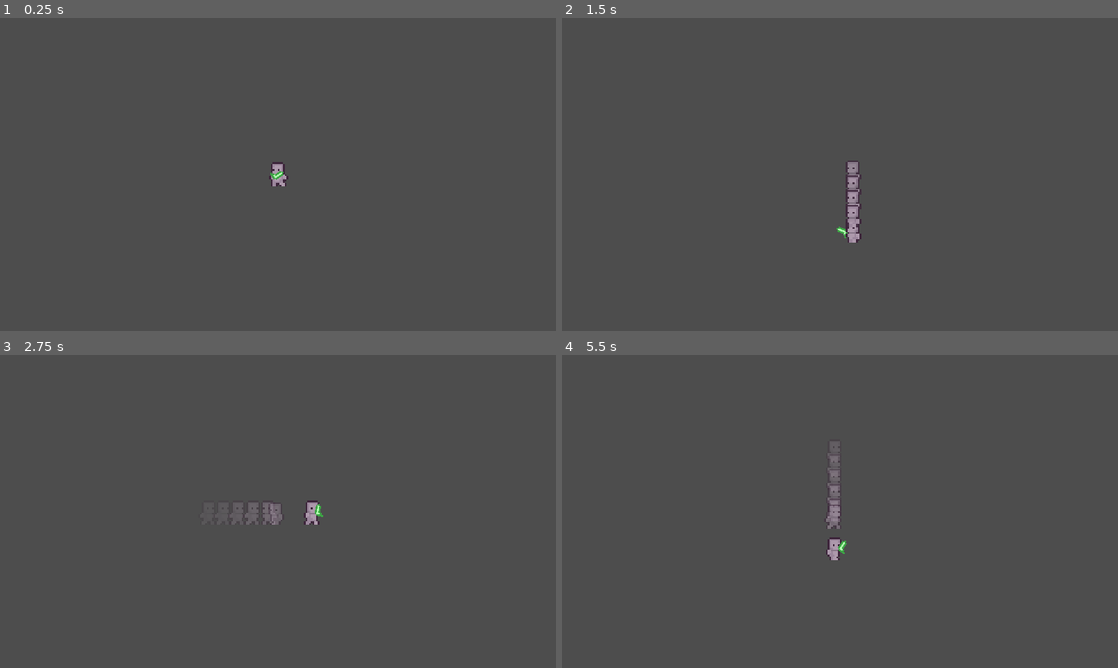
Above: before the commit, frames 1-4 (two rows, left to right).
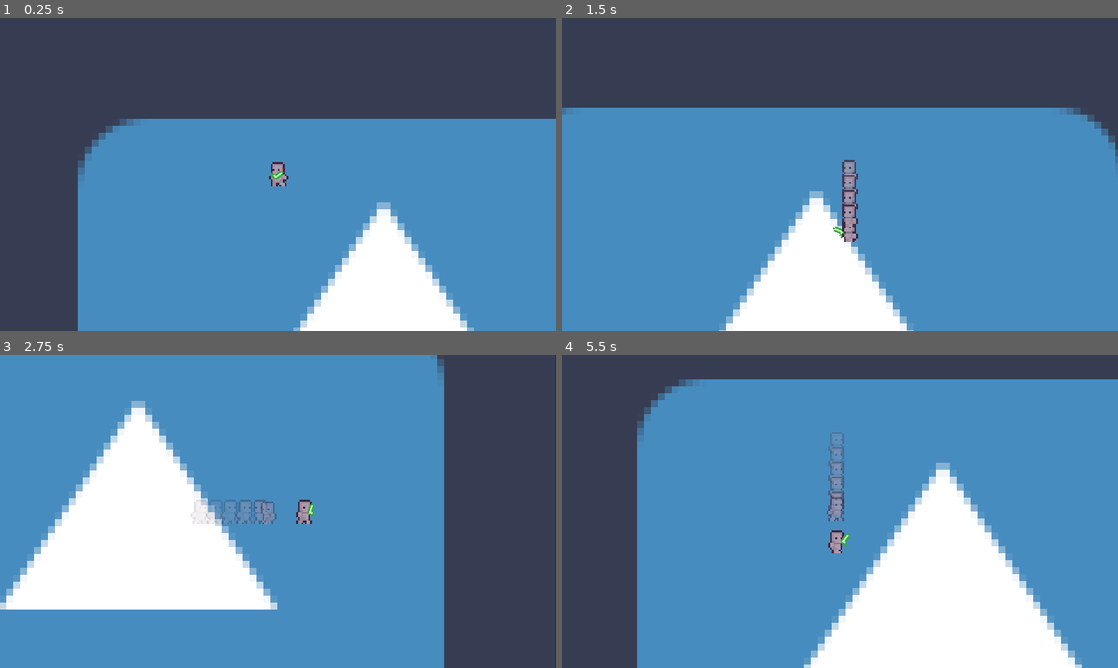
Above: after the commit, the same moments.

Repository: JagersEgo/Scrapped
Game: Godot game, scene res://Game Level/game_level.tscn
Same seed, same stepped clock (60 frames per second), same inputs: the game is played once before the commit and once after it. The engine's default icon, where the game draws it, is replaced by a stand-in: a white triangle on a blue panel in a dark square.
Inputs (mouse positions are in pixels of both pictures, inside the frame that each line leads up to):
- Up to frame 1 (0.25 s): no input
- Up to frame 2 (1.5 s): move the mouse to (962, 158) at 0.52 s; hold D (right) 0.53-1.28 s; tap Shift (dash) at 0.6, 1.35 s; move the mouse to (728, 190) at 1.27 s; hold S (down) from 1.28 s (still down)
- Up to frame 3 (2.75 s): move the mouse to (333, 442) at 2.02 s; release S (down) at 2.03 s; hold D (right) from 2.03 s (still down); click (333, 442) at 2.1 s; tap Shift (dash) at 2.3 s
- Up to frame 4 (5.5 s): move the mouse to (812, 574) at 2.77 s; release D (right) at 2.78 s; hold W (up) 2.78-3.53 s; tap Shift (dash) at 2.85, 3.6, 4.55, 5.1 s; move the mouse to (1006, 558) at 3.52 s; hold A (left) 3.53-5.03 s; move the mouse to (673, 464) at 4.27 s; click (673, 464) at 4.35 s; move the mouse to (867, 511) at 5.02 s; hold S (down) from 5.03 s (still down)

The runs differ from the first frame. In frame 1, 58% of the frame differs, in the area x 14-100%, y 32-100%; in frame 2, 71%; in frame 3, 80%, in the area x 0-100%, y 0-100%; in frame 4, 79%.

Commit message:
Camera Variable Name Fix

Diff:
--- a/Characters/Camera2D.gd
+++ b/Characters/Camera2D.gd
@@ -1,11 +1,11 @@
 extends Camera2D
 
 @onready var player = $".."
-var dash_lag : float = 5
-var walk_lag : float = 2
+var dash_lag : float = 2
+var walk_lag : float = 6
 
 func _physics_process(_delta):
 	if player.isDashing:
+		position_smoothing_speed = dash_lag
+	if !player.isDashing:
 		position_smoothing_speed = walk_lag
-	if !player.isDashing:
-		position_smoothing_speed = lerp(position_smoothing_speed, dash_lag, 0.5)
--- a/Game Level/game_level.tscn
+++ b/Game Level/game_level.tscn
@@ -1,8 +1,14 @@
-[gd_scene load_steps=2 format=3 uid="uid://48nc0d2qri14"]
+[gd_scene load_steps=3 format=3 uid="uid://48nc0d2qri14"]
 
+[ext_resource type="Texture2D" uid="uid://bmf6go0s6t74f" path="res://icon.svg" id="1_0fvs6"]
 [ext_resource type="PackedScene" uid="uid://cl1ii3qf1nkw5" path="res://Characters/player_character.tscn" id="1_kpn0h"]
 
 [node name="Game Level" type="Node2D"]
 
+[node name="Sprite2D" type="Sprite2D" parent="."]
+position = Vector2(196, 218)
+scale = Vector2(4, 4)
+texture = ExtResource("1_0fvs6")
+
 [node name="Player Character" parent="." instance=ExtResource("1_kpn0h")]
 position = Vector2(135, 90)
